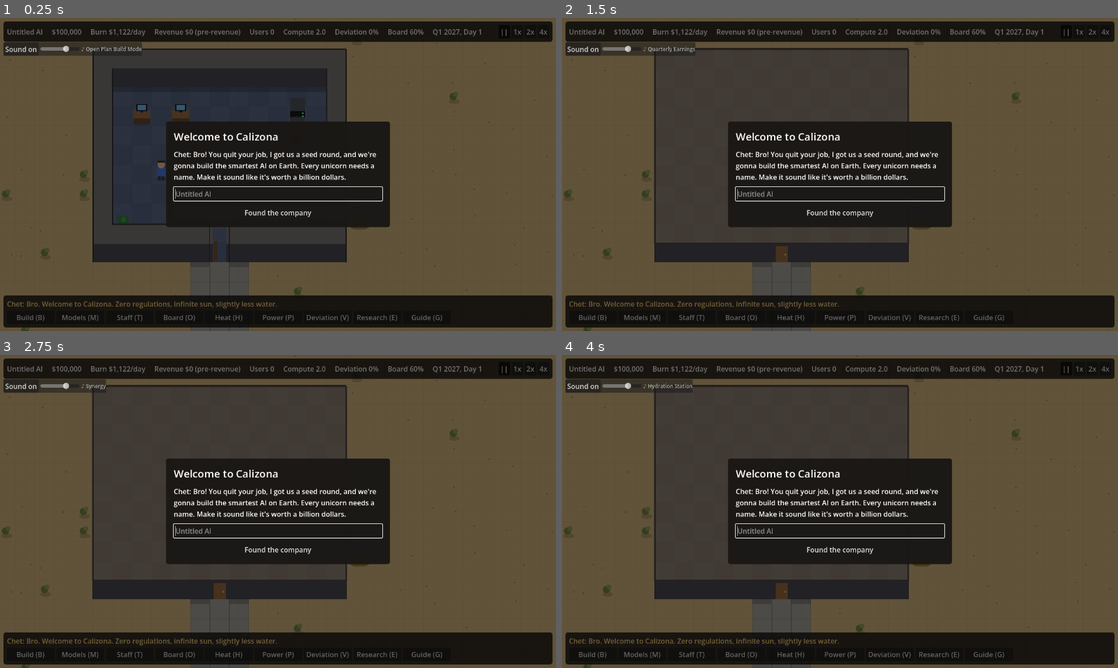
Above: before the commit, frames 1-4 (two rows, left to right).
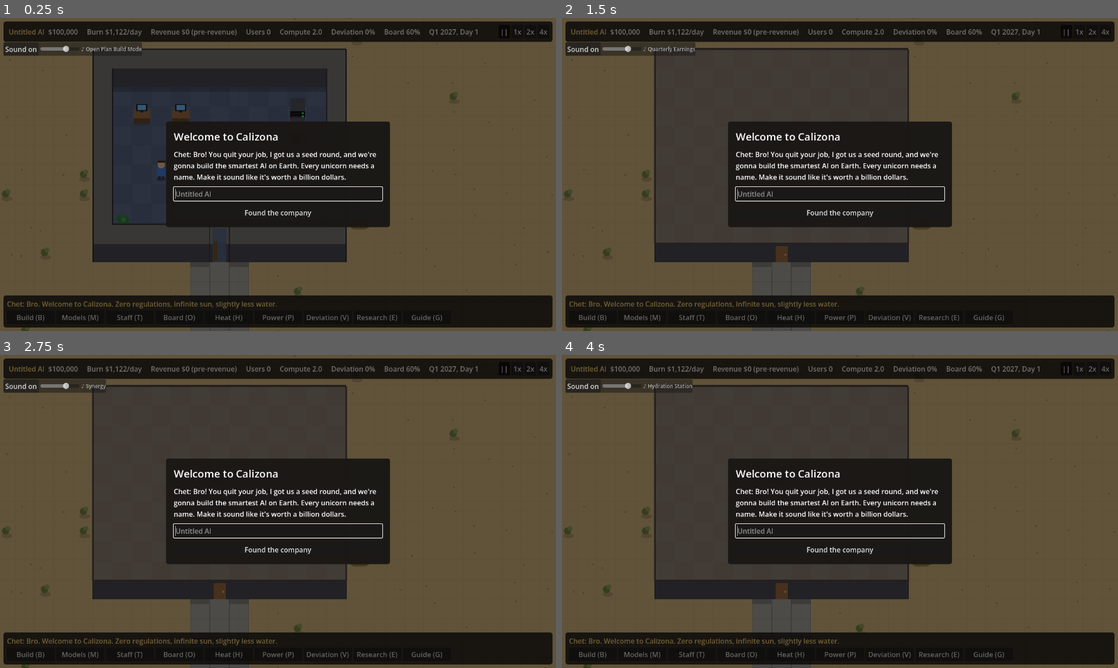
Above: after the commit, the same moments.

Repository: noahmvanderpol-source/AiTycoon
Game: Godot game, scene res://scenes/main.tscn
Same seed, same stepped clock (60 frames per second), same inputs: the game is played once before the commit and once after it.
Inputs (mouse positions are in pixels of both pictures, inside the frame that each line leads up to):
- Up to frame 1 (0.25 s): no input
- Up to frame 2 (1.5 s): click (589, 30) at 0.5 s, where only the run after the commit has a clickable "Untitled AI"; click "Build (B)" at 1.25 s
- Up to frame 3 (2.75 s): click "Models (M)" at 2 s
- Up to frame 4 (4 s): click "Staff (T)" at 2.75 s; click "Board (O)" at 3.5 s

The runs differ from the first frame. In frame 1, 0.8% of the frame differs, in the area x 1-87%, y 3-6%; in frame 2, 0.8%; in frame 3, 0.8%; in frame 4, 0.8%.

Commit message:
Add the Company page: Board and Policies tabs
Clicking the company name in the top bar (or pressing O) opens a nearly
full-screen Company page with Board and Policies tabs. Policies is a
placeholder for now.

Co-Authored-By: Claude Opus 5.5 (1M context) <noreply@anthropic.com>
Claude-Session: https://claude.ai/code/session_01TSwWZ7aWjsryxDYJgF42d6

Diff:
--- a/scripts/main.gd
+++ b/scripts/main.gd
@@ -321,6 +321,11 @@
 
 var camera: Camera2D
 var top_label: Label
+var company_button: Button
+var company_page: Control
+var company_tabs: TabContainer
+var company_tab_buttons := []
+var company_title: Label
 var chet_label: Label
 var cost_label: Label
 var hover_tip: Label  # says what's under the mouse
@@ -335,17 +340,18 @@
 var menu_buttons := {}  # menu id -> Button
 
 # The menu row along the bottom. Panels open from here by click or hotkey; add new ones to this list.
-# "tab" is the index of the panel in the right-hand side panel; build opens the build bar instead.
+# "tab" is the index of the panel in the right-hand side panel; build opens the build bar and
+# board opens the Company page (also opened by clicking the company name in the top bar).
 const MENUS := [
 	{"id": "build", "name": "Build", "key": KEY_B},
 	{"id": "models", "name": "Models", "key": KEY_M, "tab": 0},
 	{"id": "staff", "name": "Staff", "key": KEY_T, "tab": 1},
-	{"id": "board", "name": "Board", "key": KEY_O, "tab": 2},
-	{"id": "heat", "name": "Heat", "key": KEY_H, "tab": 3},
-	{"id": "power", "name": "Power", "key": KEY_P, "tab": 4},
-	{"id": "deviation", "name": "Deviation", "key": KEY_V, "tab": 5},
-	{"id": "research", "name": "Research", "key": KEY_E, "tab": 7},
-	{"id": "guide", "name": "Guide", "key": KEY_G, "tab": 6},
+	{"id": "board", "name": "Board", "key": KEY_O},
+	{"id": "heat", "name": "Heat", "key": KEY_H, "tab": 2},
+	{"id": "power", "name": "Power", "key": KEY_P, "tab": 3},
+	{"id": "deviation", "name": "Deviation", "key": KEY_V, "tab": 4},
+	{"id": "research", "name": "Research", "key": KEY_E, "tab": 6},
+	{"id": "guide", "name": "Guide", "key": KEY_G, "tab": 5},
 ]
 var models_label: Label
 var train_label: Label
@@ -457,6 +463,14 @@
 	layer.add_child(top)
 	var top_row := HBoxContainer.new()
 	top.add_child(top_row)
+	company_button = Button.new()  # the company name; opens the Company page
+	company_button.flat = true
+	company_button.focus_mode = Control.FOCUS_NONE
+	company_button.tooltip_text = "Open the Company page"
+	company_button.mouse_default_cursor_shape = Control.CURSOR_POINTING_HAND
+	company_button.add_theme_color_override("font_color", Color(1.0, 0.85, 0.5))
+	company_button.pressed.connect(_toggle_company_page.bind(0))
+	top_row.add_child(company_button)
 	top_label = Label.new()
 	top_label.size_flags_horizontal = Control.SIZE_EXPAND_FILL
 	top_row.add_child(top_label)
@@ -538,12 +552,13 @@
 	side.add_child(tabs)
 	_build_models_tab()
 	_build_staff_tab()
-	_build_board_tab()
 	_build_heat_tab()
 	_build_power_tab()
 	_build_deviation_tab()
 	_build_guide_tab()
 	_build_research_tab()
+
+	_build_company_page(layer)
 
 	hover_tip = Label.new()
 	hover_tip.add_theme_font_size_override("font_size", 13)
@@ -568,7 +583,7 @@
 	["Roofs and views (R)", "Every enclosed building gets a roof that hides while your mouse is inside it. R switches between Ground and Roof view. Rooftop items like AC Units and Solar Panels switch to Roof view by themselves when you pick them."],
 	["Models (M)", "Server Racks make compute. Pick a model size to train; bigger models take longer and raise capability  …(197 unchanged characters)…
 	["Staff (T)", "Hire researchers, engineers, marketers and alignment researchers, then give each a job. You don't control people directly: they need a free desk, or a spot at an Engineer's Workstation, for their job, and heat makes them slower."],
-	["Board (O)", "Each quarter the board sets a target. Hit it for +15 confidence, miss it for -25. At 0% you're fired, and running out of money gets you fired faster. Safety theater fools them for a while."],
+	["Board (O)", "Click your company name in the top bar (or press O) for the Company page. Its Board tab: each quarter the board sets a target. Hit it for +15 confidence, miss it for -25. At 0% you're fired, and running out of money gets you fired faster. Safety theater fools them for a while."],
 	["Heat (H)", "Racks heat the room they're in. Hot racks throttle and hot staff slow down. An AC Unit on the room's roof cancels out about 4 racks; a Window AC on a wall handles about one. Bigger rooms heat up slower. Rooms are tinted by temperature while the Heat panel is open."],
 	["Power (P)", "Racks, ACs and red-team rigs use power. The cheapest power runs first: solar, then the grid, then batte …(195 unchanged characters)…
 	["Deviation (V)", "Every rack adds Deviation, and training, cutting corners and smarter models raise the rate. Alignme …(246 unchanged characters)…
@@ -860,17 +875,110 @@
 		staff.size(), _money(payroll), _workforce("research"), _workforce("engineering"), _workforce("growth"), _workforce("alignment")]
 
 
+# The Company page: a mostly full-screen overlay with Board and Policies tabs.
+func _build_company_page(layer: CanvasLayer) -> void:
+	var dim := ColorRect.new()
+	dim.color = Color(0, 0, 0, 0.5)
+	dim.set_anchors_preset(Control.PRESET_FULL_RECT)
+	dim.visible = false
+	layer.add_child(dim)
+	company_page = dim
+	var panel := PanelContainer.new()
+	var style := _panel_style(0.97)
+	style.set_content_margin_all(18)
+	panel.add_theme_stylebox_override("panel", style)
+	panel.set_anchors_and_offsets_preset(Control.PRESET_FULL_RECT)
+	panel.offset_left = 60
+	panel.offset_right = -60
+	panel.offset_top = 64
+	panel.offset_bottom = -90
+	dim.add_child(panel)
+	var col := VBoxContainer.new()
+	col.add_theme_constant_override("separation", 12)
+	panel.add_child(col)
+	var head := HBoxContainer.new()
+	col.add_child(head)
+	company_title = Label.new()
+	company_title.add_theme_font_size_override("font_size", 24)
+	company_title.size_flags_horizontal = Control.SIZE_EXPAND_FILL
+	head.add_child(company_title)
+	for i in 2:
+		var b := Button.new()
+		b.text = ["Board", "Policies"][i]
+		b.toggle_mode = true
+		b.focus_mode = Control.FOCUS_NONE
+		b.custom_minimum_size.x = 110
+		b.pressed.connect(_show_company_tab.bind(i))
+		head.add_child(b)
+		company_tab_buttons.append(b)
+	var close := Button.new()
+	close.text = "Close (Esc)"
+	close.focus_mode = Control.FOCUS_NONE
+	close.pressed.connect(func(): _set_company_page(false))
+	head.add_child(close)
+	col.add_child(HSeparator.new())
+	company_tabs = TabContainer.new()
+	company_tabs.tabs_visible = false
+	company_tabs.focus_mode = Control.FOCUS_NONE
+	company_tabs.size_flags_vertical = Control.SIZE_EXPAND_FILL
+	col.add_child(company_tabs)
+	_build_board_tab()
+	_build_policies_tab()
+
+
+func _set_company_page(open: bool) -> void:
+	company_page.visible = open
+	_refresh_menu_buttons()
+
+
+func _show_company_tab(i: int) -> void:
+	company_tabs.current_tab = i
+	for j in company_tab_buttons.size():
+		company_tab_buttons[j].button_pressed = j == i
+	_set_company_page(true)
+
+
+# Opens the page on tab i, or closes it if it's already showing that tab.
+func _toggle_company_page(i: int) -> void:
+	if company_page.visible and company_tabs.current_tab == i:
+		_set_company_page(false)
+	else:
+		_show_company_tab(i)
+
+
+func _build_policies_tab() -> void:
+	var box := VBoxContainer.new()
+	box.name = "Policies"
+	company_tabs.add_child(box)
+	var l := _wrap_label(box)
+	l.add_theme_font_size_override("font_size", 16)
+	l.text = "No policies yet.\n\nThis is where you'll make company-wide decisions: return-to-office mandates, unlimited kombucha, \"move fast and break things\" as official policy.\n\nChet: Policies are like rules, but for other people. Coming soon, bro."
+
+
 func _build_board_tab() -> void:
-	var box := _tab_box("Board")
+	var cols := HBoxContainer.new()
+	cols.name = "Board"
+	cols.add_theme_constant_override("separation", 40)
+	company_tabs.add_child(cols)
+	var box := VBoxContainer.new()
+	box.size_flags_horizontal = Control.SIZE_EXPAND_FILL
+	box.add_theme_constant_override("separation", 8)
+	cols.add_child(box)
+	var right := VBoxContainer.new()
+	right.size_flags_horizontal = Control.SIZE_EXPAND_FILL
+	cols.add_child(right)
 	board_label = _wrap_label(box)
+	board_label.add_theme_font_size_override("font_size", 18)
 	board_bar = ProgressBar.new()
 	board_bar.custom_minimum_size.y = 16
 	board_bar.show_percentage = false
+	board_bar.custom_minimum_size.y = 22
 	box.add_child(board_bar)
 	box.add_child(HSeparator.new())
 	board_target_label = _wrap_label(box)
-	box.add_child(HSeparator.new())
-	board_members_label = _wrap_label(box)
+	board_target_label.add_theme_font_size_override("font_size", 16)
+	board_members_label = _wrap_label(right)
+	board_members_label.add_theme_font_size_override("font_size", 16)
 
 
 func _update_board_tab() -> void:
@@ -1102,14 +1210,26 @@
 		build_row.visible = not build_row.visible
 		dragging = false
 		paint_tiles.clear()
+	elif id == "board":
+		_toggle_company_page(0)
+		return
 	else:
+		company_page.visible = false  # side panels open over the map, not under the Company page
 		var m: Dictionary = MENUS.filter(func(x): return x.id == id)[0]
 		var reopen: bool = not side_panel.visible or tabs.current_tab != m.tab
 		side_panel.visible = reopen
 		if reopen:
 			tabs.current_tab = m.tab
+	_refresh_menu_buttons()
+
+
+func _refresh_menu_buttons() -> void:
 	for m in MENUS:
-		var open: bool = build_row.visible if m.id == "build" else side_panel.visible and tabs.current_tab == m.get("tab", -1)
+		var open: bool = side_panel.visible and tabs.current_tab == m.get("tab", -1)
+		if m.id == "build":
+			open = build_row.visible
+		elif m.id == "board":
+			open = company_page.visible and company_tabs.current_tab == 0
 		menu_buttons[m.id].button_pressed = open
 
 
@@ -1137,8 +1257,10 @@
 	var q := (day - 1) / DAYS_PER_QUARTER
 	var burn := _daily_burn()
 	var revenue := "Revenue %s/day" % _money(revenue_today) if models.size() > 0 else "Revenue $0 (pre-revenue)"
-	top_label.text = "%s     %s     Burn %s/day     %s     Users %s     Compute %.1f     Deviation %d%%     Board %d%%     %s, Day %d" % [
-		company, _money(money), _money(burn), revenue, _num(int(users)), _compute_per_day(), int(deviation), confidence,
+	company_button.text = company
+	company_title.text = "%s, Calizona" % company
+	top_label.text = "%s     Burn %s/day     %s     Users %s     Compute %.1f     Deviation %d%%     Board %d%%     %s, Day %d" % [
+		_money(money), _money(burn), revenue, _num(int(users)), _compute_per_day(), int(deviation), confidence,
 		_quarter_name(q), (day - 1) % DAYS_PER_QUARTER + 1]
 	_update_models_tab()
 	_update_staff_tab()
@@ -1238,6 +1360,8 @@
 		elif event.keycode == KEY_SPACE:
 			_set_speed(1 if speed == 0 else 0)
 		elif event.keycode == KEY_ESCAPE:
+			if company_page.visible:
+				_set_company_page(false)
 			dragging = false
 			paint_tiles.clear()
 	elif event is InputEventMouseMotion and panning:
@@ -2070,7 +2194,7 @@
 
 func _draw_smog(a: Vector2i, b: Vector2i) -> void:
 	# A faint haze always; a stronger brown tint while the Power panel is open.
-	var strength := 1.0 if side_panel.visible and tabs.current_tab == 4 else 0.35
+	var strength := 1.0 if side_panel.visible and tabs.current_tab == 3 else 0.35
 	for x in range(a.x, b.x):
 		for y in range(a.y, b.y):
 			var v := _smog_at(Vector2i(x, y))
@@ -2097,7 +2221,7 @@
 
 
 func _heat_view() -> bool:
-	return side_panel.visible and tabs.current_tab == 3
+	return side_panel.visible and tabs.current_tab == 2
 
 
 # Average insulation of a building's exterior walls (doors count as none).
@@ -2321,7 +2445,7 @@
 # --- Hover info ---------------------------------------------------------------
 
 func _update_hover_tip() -> void:
-	var text := "" if dragging or modal or _mouse_over_ui() else _describe_hover()
+	var text := "" if dragging or modal or company_page.visible or _mouse_over_ui() else _describe_hover()
 	if build_row.visible and not modal and not _mouse_over_ui():  # say why a generator won't fit here
 		var why := _ground_problem(TOOLS[tool_index].id, hover)
 		if why != "":
Not shown, changed: README.md
